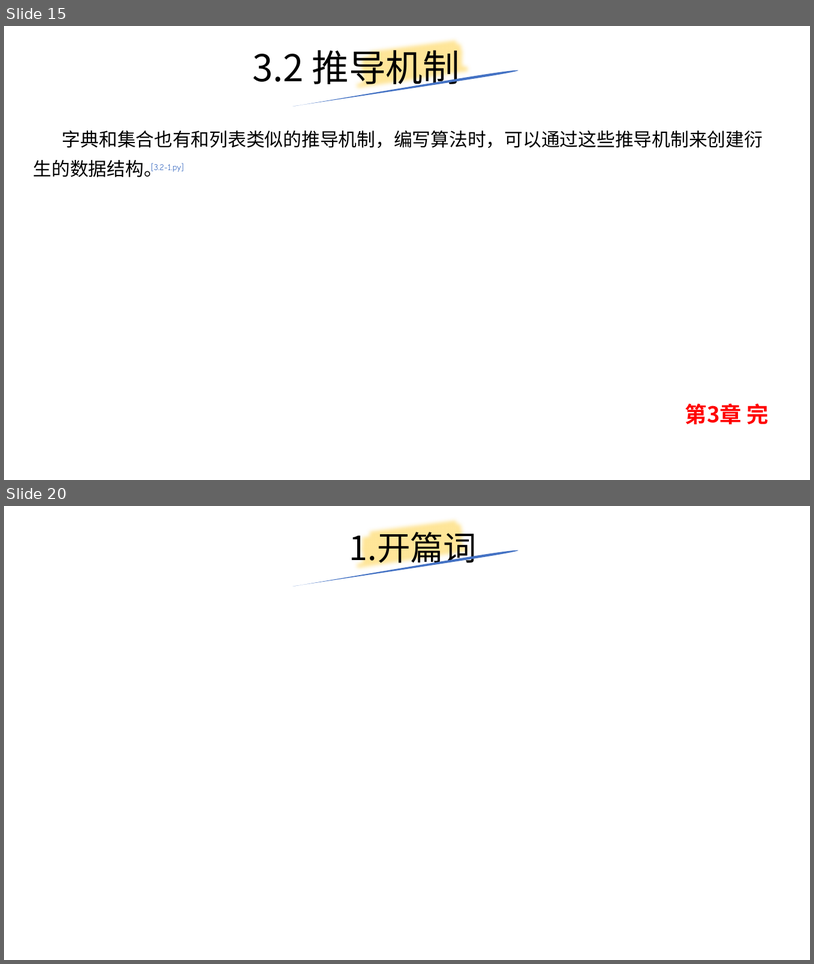
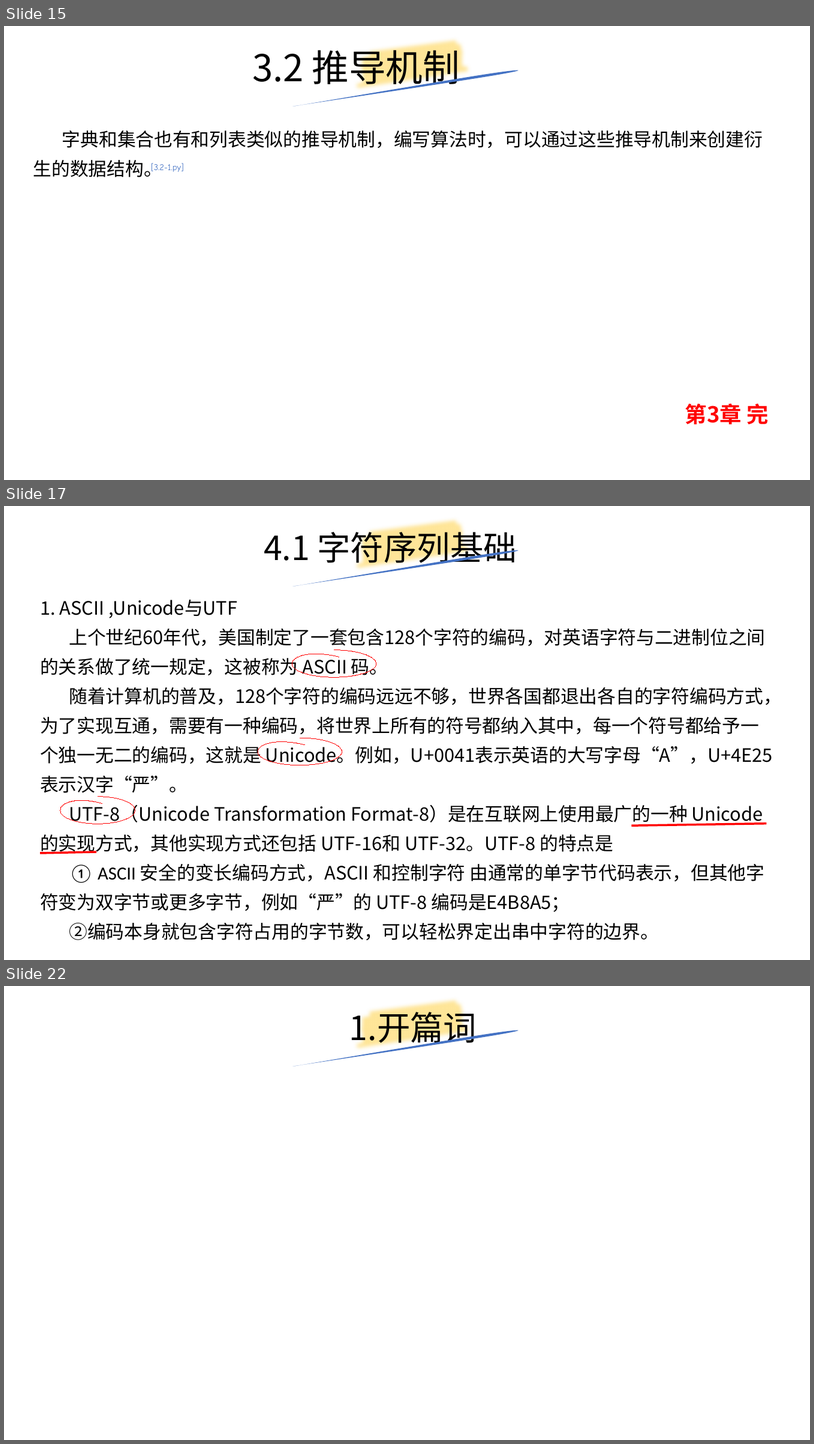
Before and after one commit to yiwenliu/CorePython, a slide deck: PPT/CorePython.pptx. Shown one above the other, each under a label of ours: slides 15 and 20 before the commit, slides 15, 17 and 22 after it; the slides between them are not shown. The pictures are 814x964 and 814x1444 pixels, drawn with LibreOffice and Linux fonts; fonts in the diff are those of the drawing. Boxes give left, top, right and bottom in pixels: in the first picture for what was removed or moved away, otherwise in the second. Text is boxed around its words. In the diff, an @@ line names an element or a change of style, - is before the commit and + after.

```diff
--- a/PPT/CorePython.pptx
+++ b/PPT/CorePython.pptx
@@ slide 17 added at <box>4,506,810,960</box>, background #FFFFFF @@
@@ freeform shape added at <box>353,506,476,586</box>, outline #FFE699 16 pt @@
@@ title added at <box>264,526,518,568</box>, 39.6 pt, text #000000 @@
+4.1 字符序列基础
@@ freeform shape added at <box>292,549,519,586</box>, fill #4472C4 @@
@@ text added at <box>40,600,782,940</box>, 22 pt, text #000000 @@
+1. ASCII ,Unicode与UTF
+上个世纪60年代，美国制定了一套包含128个字符的编码，对英语字符与二进制位之间的关系做了统一规定，这被称为 ASCII 码。
+随着计算机的普及，128个字符的编码远远不够，世界各国都退出各自的字符编码方式，为了实现互通，需要有一种编码，将世界上所有的符号都纳入其中，每一个符号都给予一个独一无二的编码，这就是 Unicode。例如，U+0041表示英语的大写字母“A”，U+4E25表示汉字“严”。
+UTF-8（Unicode Transformation Format-8）是在互联网上使用最广的一种 Unicode 的实现方式，其他实现方式还包括 UTF-16和 UTF-32。UTF-8 的特点是
+① ASCII 安全的变长编码方式，ASCII 和控制字符 由通常的单字节代码表示，但其他字符变为双字节或更多字节，例如“严”的 UTF-8 编码是E4B8A5；
+②编码本身就包含字符占用的字节数，可以轻松界定出串中字符的边界。
@@ freeform shape added at <box>292,650,376,677</box>, outline #FF0000 0.75 pt @@
@@ freeform shape added at <box>258,738,342,765</box>, outline #FF0000 0.75 pt @@
@@ freeform shape added at <box>60,796,135,823</box>, outline #FF0000 0.75 pt @@
@@ line added from (632, 825) to (767, 823), #FF0000 2.5 pt @@
@@ line added from (40, 853) to (96, 852), #FF0000 2.5 pt @@
@@ what was slide 20 is now slide 22 @@
```
Also in this commit, not shown: 3 slides changed, 2 other slides added, 1 slide removed, 5 other files.
